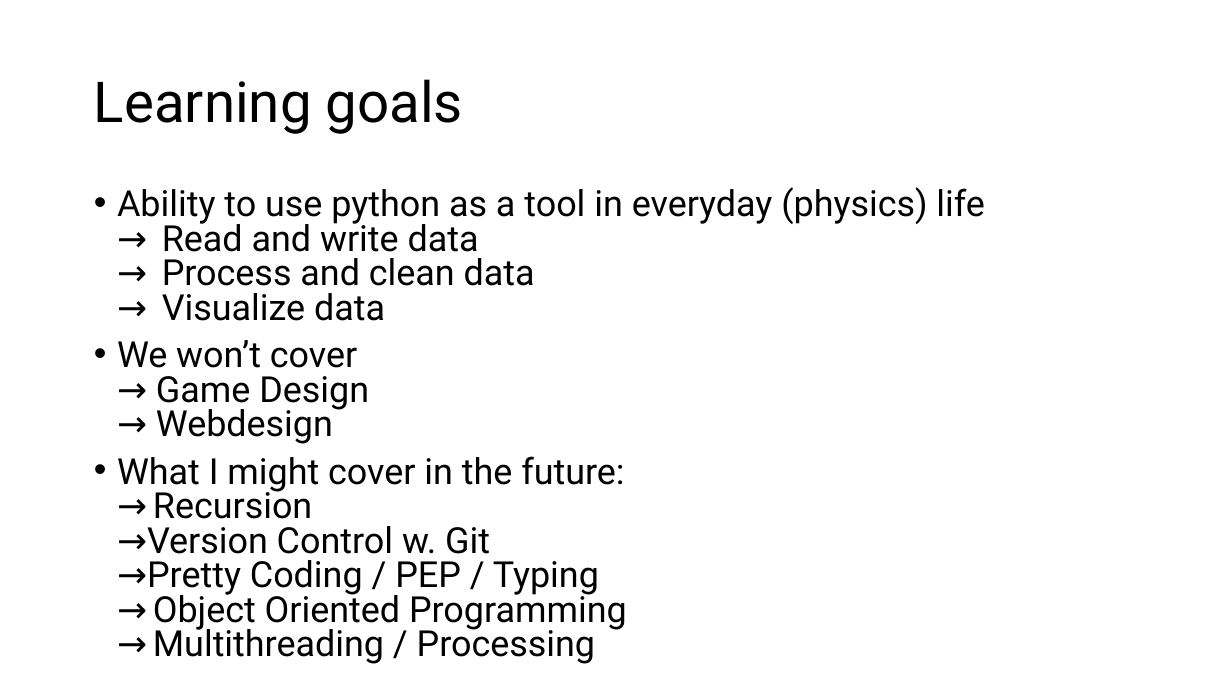
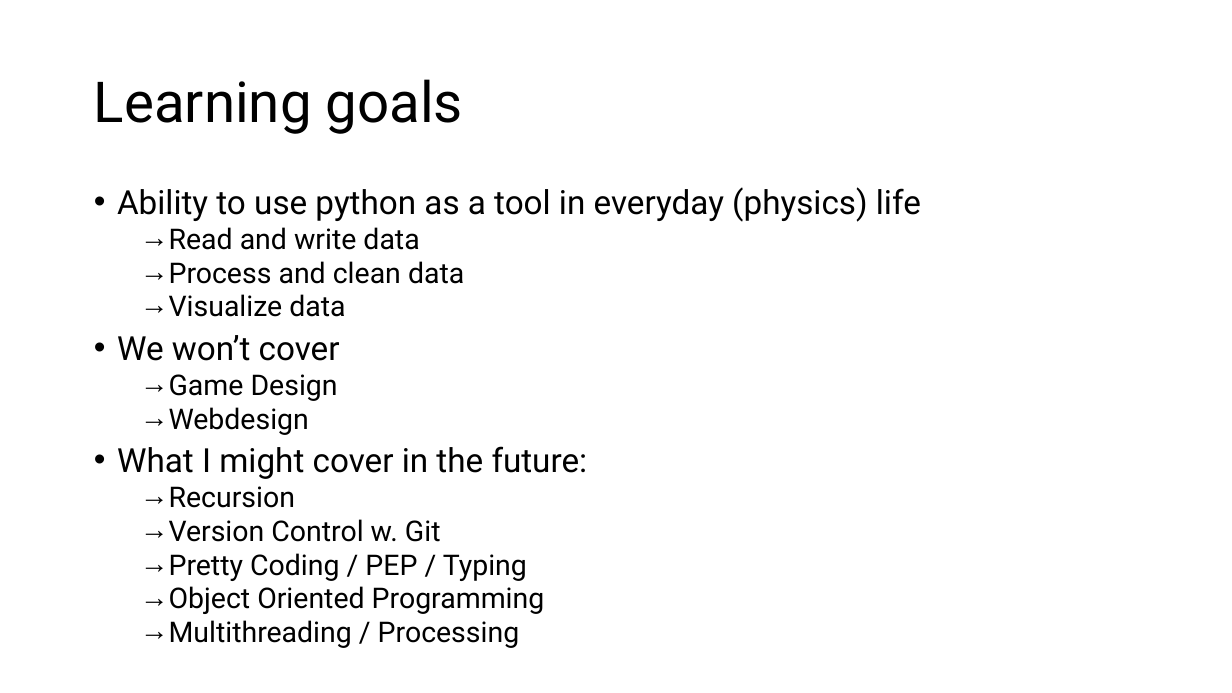
Before and after one commit to jonathanbollig/pycophy, a slide deck: slide 12 of Lectures/Chunk 1 - Introduction + Setup.pptx (slide 11 before the commit). Drawn at 1232x693 pixels with LibreOffice and Linux fonts; fonts in the diff are those of the drawing. Boxes give left, top, right and bottom in pixels: in the first picture for what was removed or moved away, otherwise in the second. Text is boxed around its words. In the diff, an @@ line names an element or a change of style, - is before the commit and + after.

```diff
--- a/Lectures/Chunk 1 - Introduction + Setup.pptx
+++ b/Lectures/Chunk 1 - Introduction + Setup.pptx
@@ text at bbox=[117, 187, 921, 648]: text changed; size 28 to 22.2 pt @@
-• Ability to use python as a tool in everyday (physics) life
-  → Read and write data
-  → Process and clean data
-  → Visualize data
-• We won’t cover
-  → Game Design
-  → Webdesign
-• What I might cover in the future:
-  →Recursion
-  →Version Control w. Git
-  →Pretty Coding / PEP / Typing
-  →Object Oriented Programming
-  →Multithreading / Processing
+• Ability to use python as a tool in everyday (physics) life
+  → Read and write data
+  → Process and clean data
+  → Visualize data
+• We won’t cover
+  → Game Design
+  → Webdesign
+• What I might cover in the future:
+  → Recursion
+  → Version Control w. Git
+  → Pretty Coding / PEP / Typing
+  → Object Oriented Programming
+  → Multithreading / Processing
```
Also in this commit, not shown: 13 other slides changed, 1 slide added, 2 other files.
